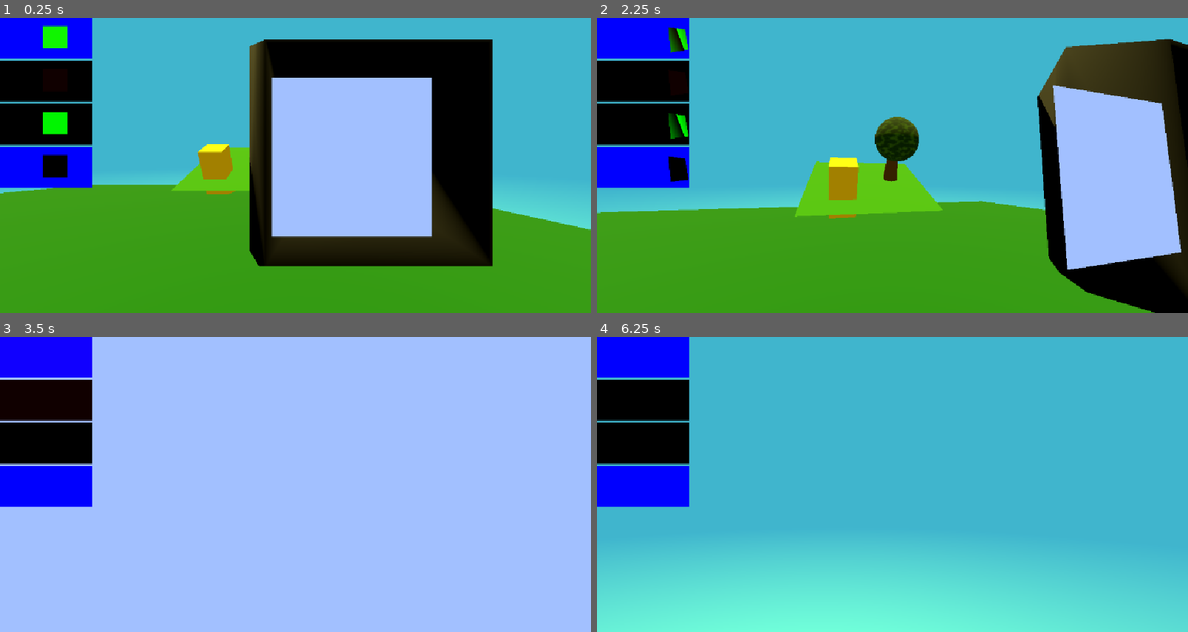
Above: before the commit, frames 1-4 (two rows, left to right).
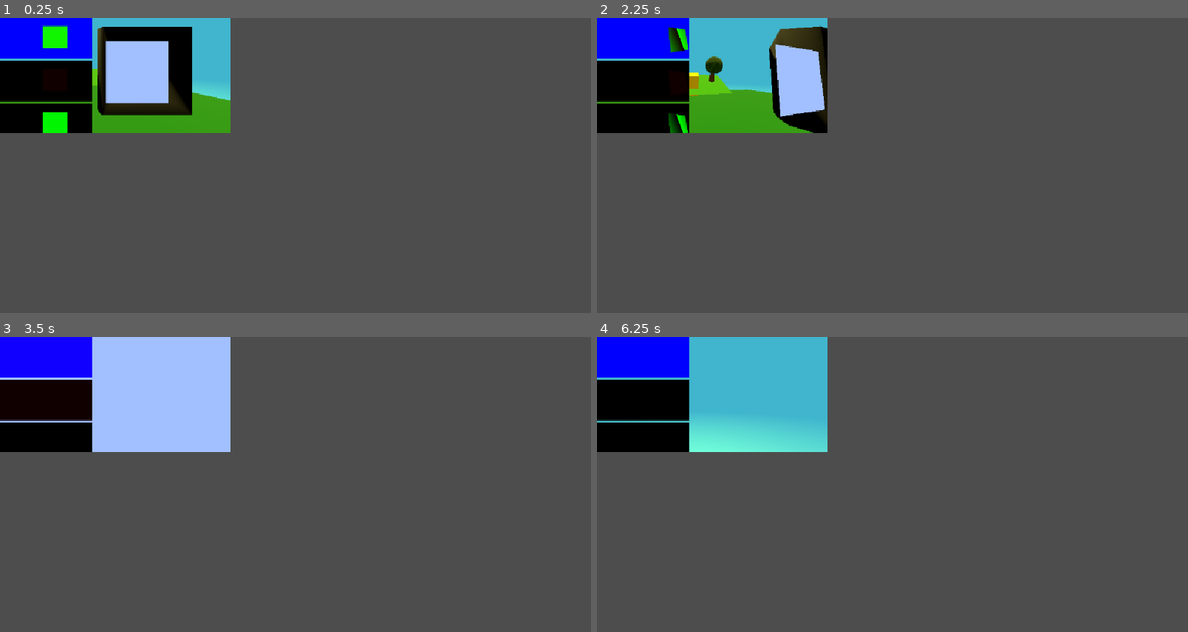
Above: after the commit, the same moments.

Repository: Joshiii03/Custom-Stencil-Buffer
Game: Godot game, scene res://scenes/test_main_4.tscn
The game is run twice, just before and just after one commit, with the same random seed, the same clock (stepped at 60 frames per second) and the same inputs. This scene is started directly instead of the project's main scene.
Inputs (mouse positions are in pixels of both pictures, inside the frame that each line leads up to):
- Up to frame 1 (0.25 s): no input
- Up to frame 2 (2.25 s): tap Enter (ui_accept) at 0.5, 1.55 s; move the mouse to (1022, 150) at 0.52 s; hold D (move_right) 0.53-1.28 s; hold Enter (ui_accept) 0.53-1.28 s; tap Space (jump) at 0.77, 1.52 s; move the mouse to (862, 165) at 1.27 s; hold W (move_forward) from 1.28 s (still down); tap Shift (shift) at 1.35 s; move the mouse to (904, 159) at 2.02 s; hold Enter (ui_accept) from 2.03 s (still down)
- Up to frame 3 (3.5 s): keep holding W (move_forward); move the mouse to (289, 490) at 2.77 s; release Enter (ui_accept) at 2.78 s; tap Enter (ui_accept) at 2.85 s; tap Space (jump) at 3.02 s
- Up to frame 4 (6.25 s): tap Enter (ui_accept) at 3.5, 3.8, 4.25, 4.35, 5, 6.05 s; move the mouse to (933, 487) at 3.52 s; hold Shift (shift) 3.53-4.28 s; tap Space (jump) at 3.77, 4.52, 6.02 s; move the mouse to (845, 481) at 4.27 s; move the mouse to (898, 484) at 5.02 s; hold Enter (ui_accept) 5.03-5.78 s; move the mouse to (868, 478) at 5.77 s; release W (move_forward) at 5.78 s; hold D (move_right) from 5.78 s (still down); tap Shift (shift) at 5.85 s

The runs differ from the first frame. In frame 1, 92% of the frame differs, in the area x 0-100%, y 0-100%; in frame 2, 91%; in frame 3, 85%; in frame 4, 87%.

Commit message:
Fix stencil layer rendering and camera masks
This commit refactors stencil layer updates behind shared `update_stencil()` calls, simplifies layer cycling, and ensures the stencil camera renders only the dedicated stencil layer while the screen camera renders the visible scene. It also updates scene node layer masks and viewport sizes, and cleans up debug and portal reader logic for consistent stencil matching and rendering.

Diff:
--- a/player/player.gd
+++ b/player/player.gd
@@ -11,21 +11,16 @@
 @onready var camera_pivot: Node3D = $CameraPivot
 
 @export var stencil_layer : int = 0 :
-	set(value):
-		value = clamp(value, 0, 25)
-		stencil_layer = value
-		if stencil_camera:
-			stencil_camera.backround_stencil_layer = stencil_layer
-		for stencil_reader in get_tree().get_nodes_in_group("Stencil_Reader"):
-			stencil_reader.current_stencil_layer = stencil_layer
-		for portal in get_tree().get_nodes_in_group("Portal"):
-			portal.update_portal_layer()
-
+	set(new_value):
+		new_value = clamp(new_value, 0, 25)
+		stencil_layer = new_value
+		update_stencil()
 
 var vertical_look_angle = 0.0
 
+
 func _ready():
-	stencil_layer = stencil_layer
+	update_stencil()
 
 
 func _physics_process(delta):
@@ -74,11 +69,16 @@
 		change_stencil_layer()
 
 
+func update_stencil() -> void:
+	if stencil_camera:
+		stencil_camera.backround_stencil_layer = stencil_layer
+	for stencil_reader in get_tree().get_nodes_in_group("Stencil_Reader"):
+		stencil_reader.current_stencil_layer = stencil_layer
+	for portal in get_tree().get_nodes_in_group("Portal"):
+		portal.update_portal_layer()
+
+
+## Cycles the Stencil Layer
 func change_stencil_layer() -> int:
-	if stencil_layer == 0:
-		stencil_layer = 1
-	elif stencil_layer == 1:
-		stencil_layer = 2
-	elif stencil_layer == 2:
-		stencil_layer = 0
+	stencil_layer = (stencil_layer + 1) % 3
 	return stencil_layer
--- a/portal/portal.gd
+++ b/portal/portal.gd
@@ -23,25 +23,28 @@
 			portal_frame.stencil_layer_2 = stencil_layer_2
 
 @export var player : Player:
-	set(value):
-		player = value
+	set(mew_value):
+		player = mew_value
 		if player and portal_frame:
 			portal_frame.player = player
+
 
 # The Normal of the Portal plane.
 var normal : Vector3 :
 	get():
 		return -transform.basis.z
 
+
 # Returns on which side the Player is.
 # Main use is to detect if the Player switched the side.
 var player_side : bool = false:
 	get():
-		if player != null:
+		if player:
 			var player_coords : Vector3 = player.global_position
 			var  z_coord : float = normal.dot(player_coords - global_position)  #dot(player_coords - global_position, normal );
 			return z_coord < 0
 		return false
+
 
 # If the Player is insdie the Area3D
 var player_inside : bool = false :
@@ -49,6 +52,7 @@
 		if new_value:
 			last_player_side = player_side
 		player_inside = new_value
+
 
 var last_player_side : bool = true :
 	set(new_value):
--- a/scenes/test_main_4.tscn
+++ b/scenes/test_main_4.tscn
@@ -317,6 +317,7 @@
 [node name="Layer2" type="Node3D" parent="." unique_id=1917884939]
 
 [node name="Floor" type="MeshInstance3D" parent="Layer2" unique_id=299480569 node_paths=PackedStringArray("player", "stencil_camera")]
+layers = 4
 material_override = SubResource("ShaderMaterial_7hesn")
 mesh = SubResource("PlaneMesh_ahg1b")
 script = ExtResource("2_ogsab")
@@ -328,6 +329,7 @@
 
 [node name="GiantMonolyth" type="MeshInstance3D" parent="Layer2" unique_id=830967126 node_paths=PackedStringArray("player", "stencil_camera")]
 transform = Transform3D(1, 0, 0, 0, 1, 0, 0, 0, 1, 1.643321, 10.263548, -12.393953)
+layers = 4
 material_override = SubResource("ShaderMaterial_f6vx0")
 mesh = SubResource("CylinderMesh_ahg1b")
 script = ExtResource("2_ogsab")
@@ -338,6 +340,7 @@
 metadata/_custom_type_script = "uid://ba2csny7mcpbx"
 
 [node name="Sky" type="MeshInstance3D" parent="Layer2" unique_id=1623228785 node_paths=PackedStringArray("player", "stencil_camera")]
+layers = 4
 material_override = SubResource("ShaderMaterial_f4otw")
 mesh = SubResource("SphereMesh_ahg1b")
 script = ExtResource("2_ogsab")
@@ -350,6 +353,7 @@
 [node name="Layer1" type="Node3D" parent="." unique_id=552412647]
 
 [node name="PurpleSky" type="MeshInstance3D" parent="Layer1" unique_id=132059228 node_paths=PackedStringArray("player", "stencil_camera")]
+layers = 2
 material_override = SubResource("ShaderMaterial_vgx7l")
 mesh = SubResource("SphereMesh_h8sr3")
 script = ExtResource("2_ogsab")
@@ -361,6 +365,7 @@
 
 [node name="YellowCube" type="MeshInstance3D" parent="Layer1" unique_id=1728531646 node_paths=PackedStringArray("player", "stencil_camera")]
 transform = Transform3D(1, 0, 0, 0, 1, 0, 0, 0, 1, -4.3273478, 1, -5.796022)
+layers = 2
 material_override = SubResource("ShaderMaterial_kjygs")
 mesh = SubResource("BoxMesh_7hesn")
 script = ExtResource("2_ogsab")
@@ -377,6 +382,7 @@
 
 [node name="StencilReader" type="MeshInstance3D" parent="Layer1" unique_id=783358919 node_paths=PackedStringArray("player", "stencil_camera")]
 transform = Transform3D(1, 0, 0, 0, 0.49999997, -0.86602545, 0, 0.86602545, 0.49999997, -2.9637837, 0, -4)
+layers = 2
 material_override = SubResource("ShaderMaterial_rqg6k")
 mesh = SubResource("TorusMesh_jl76v")
 script = ExtResource("2_ogsab")
@@ -387,6 +393,7 @@
 metadata/_custom_type_script = "uid://ba2csny7mcpbx"
 
 [node name="OliveFloor" type="MeshInstance3D" parent="Layer1" unique_id=1730115706 node_paths=PackedStringArray("player", "stencil_camera")]
+layers = 2
 material_override = SubResource("ShaderMaterial_5o3rq")
 mesh = SubResource("PlaneMesh_6cby8")
 script = ExtResource("2_ogsab")
@@ -479,6 +486,7 @@
 
 [node name="StencilReader" type="MeshInstance3D" parent="Portal" unique_id=1190034297 node_paths=PackedStringArray("player", "stencil_camera")]
 transform = Transform3D(0.7071068, -1.7923876e-08, -0.7071067, -0.7071067, -4.3272063e-08, -0.7071068, -1.2802769e-08, 1.4, -3.0908616e-08, 0, 0, 0)
+layers = 3
 material_override = SubResource("ShaderMaterial_h8sr3")
 mesh = SubResource("TorusMesh_kjygs")
 script = ExtResource("2_ogsab")
@@ -499,6 +507,7 @@
 
 [node name="StencilReader" type="MeshInstance3D" parent="Portal2" unique_id=947739061 node_paths=PackedStringArray("player", "stencil_camera")]
 transform = Transform3D(0.70710677, -1.7923876e-08, -0.70710677, -0.70710677, -4.3272067e-08, -0.70710677, -1.2802769e-08, 1.4, -3.090862e-08, 0, 0, 0)
+layers = 5
 material_override = SubResource("ShaderMaterial_jl76v")
 mesh = SubResource("TorusMesh_ahg1b")
 script = ExtResource("2_ogsab")
@@ -520,6 +529,7 @@
 
 [node name="StencilReader" type="MeshInstance3D" parent="Portal3" unique_id=455782379 node_paths=PackedStringArray("player", "stencil_camera")]
 transform = Transform3D(0.70710677, -1.2802769e-08, -0.70710677, -0.70710677, -3.090862e-08, -0.70710677, -1.2802769e-08, 1, -3.090862e-08, 0, 0, 0)
+layers = 6
 material_override = SubResource("ShaderMaterial_6cby8")
 mesh = SubResource("TorusMesh_4owis")
 script = ExtResource("2_ogsab")
--- a/stencil/backround_stencil.gd
+++ b/stencil/backround_stencil.gd
@@ -3,21 +3,26 @@
 
 
 @export var stencil_layer : int = 0 :
-	set(value):
-		value = clamp(value, 0, 25)
-		stencil_layer = value
-		var red : float  = stencil_layer/25.5
-		material_override.set_shader_parameter("match_color1", Vector3(red,0,1))
+	set(new_value):
+		new_value = clamp(new_value, 0, 25)
+		stencil_layer = new_value
+		update_stencil()
 
 
 func _init():
-	if true and not material_override:
+	if not material_override:
 		material_override = ShaderMaterial.new()
 		material_override.resource_local_to_scene = true
 		material_override.render_priority = 1
 		material_override.shader = load("uid://whmbn0jacgnb")
-		stencil_layer = stencil_layer
+		update_stencil()
 
 
 func _ready():
-	stencil_layer = stencil_layer
+	layers = 67108864 # int(pow(2, 26))
+	update_stencil()
+
+
+func update_stencil() -> void:
+	var red : float  = stencil_layer/25.5
+	material_override.set_shader_parameter("match_color1", Vector3(red,0,1))
--- a/stencil/stencil_camera.gd
+++ b/stencil/stencil_camera.gd
@@ -11,21 +11,31 @@
 @onready var debug_screen : Control = $ScrrenSubViewport/ScreenViewport/DebugScreen
 
 @export var backround_stencil_layer : int = 0:
-	set(value):
-		backround_stencil_layer = value
+	set(mew_value):
+		backround_stencil_layer = mew_value
 		if backround_stencil:
 			backround_stencil.stencil_layer = backround_stencil_layer
 
 @export var use_debug_screen : bool = false:
-	set(value) :
-		use_debug_screen = value
+	set(mew_value) :
+		use_debug_screen = mew_value
 		update_debugscreen()
 
 
 func _ready() -> void:
 	update_debugscreen()
 	backround_stencil.visible = !Engine.is_editor_hint()
+	if stencil_camera:
+		stencil_camera.cull_mask = 67108864 # int(pow(2, 26))
+	if screen_camera:
+		screen_camera.cull_mask = 33554431 # int(pow(2, 26)- pow(2, 25)-1)
 
+	if Engine.is_editor_hint():
+		stencil_viewport.size = EditorInterface.get_editor_viewport_3d(0).size
+		screen_viewport.size = EditorInterface.get_editor_viewport_3d(0).size
+	else:
+		stencil_viewport.size = get_window().size / 2.
+		screen_viewport.size = get_window().size / 2.
 
 func _process(_delta: float) -> void:
 	set_camera_transform()
--- a/stencil/stencil_camera.tscn
+++ b/stencil/stencil_camera.tscn
@@ -71,12 +71,12 @@
 
 [node name="StencilViewport" type="SubViewport" parent="." unique_id=200876042]
 handle_input_locally = false
-size = Vector2i(1024, 512)
+size = Vector2i(1428, 750)
 render_target_update_mode = 4
 
 [node name="Camera3D" type="Camera3D" parent="StencilViewport" unique_id=1839586270]
 transform = Transform3D(-0.10195881, 0.3435703, -0.93357587, 0, 0.93846655, 0.34537014, 0.99478865, 0.03521353, -0.09568493, -933.5782, 345.371, -96.20657)
-cull_mask = 1047554
+cull_mask = 67108864
 environment = SubResource("Environment_hg732")
 current = true
 
@@ -86,12 +86,12 @@
 
 [node name="ScreenViewport" type="SubViewport" parent="ScrrenSubViewport" unique_id=2147221177]
 handle_input_locally = false
-size = Vector2i(1024, 512)
+size = Vector2i(1428, 750)
 render_target_update_mode = 4
 
 [node name="Camera3D" type="Camera3D" parent="ScrrenSubViewport/ScreenViewport" unique_id=1493909745]
 transform = Transform3D(0.97091705, 0.096033394, -0.21931192, 0, 0.9160278, 0.40111482, 0.23941624, -0.3894492, 0.889387, -0.6448033, 1.1793255, 2.6149042)
-cull_mask = 1047553
+cull_mask = 33554431
 environment = SubResource("Environment_k0xu2")
 
 [node name="DebugScreen" type="VBoxContainer" parent="ScrrenSubViewport/ScreenViewport" unique_id=174703118]
--- a/stencil/stencil_debug_screen.gd
+++ b/stencil/stencil_debug_screen.gd
@@ -15,12 +15,11 @@
 
 
 func _ready() -> void:
-	pass
 	set_screens()
 
 
 func set_screens() -> void:
-	if true and stencil_camera and stencil_camera.is_inside_tree() and is_instance_valid(stencil_camera.stencil_viewport):
+	if stencil_camera and stencil_camera.is_inside_tree() and is_instance_valid(stencil_camera.stencil_viewport):
 		var stencil_viewport_texture = stencil_camera.stencil_viewport.get_texture()
 		var screen_viewport_texture = stencil_camera.screen_viewport.get_texture()
 
@@ -30,6 +29,3 @@
 		test_screen_blue.material_override.set_shader_parameter("texture_screen", stencil_viewport_texture)
 		test_screen_red.material_override.set_shader_parameter("texture_screen", stencil_viewport_texture)
 		test_screen_green.material_override.set_shader_parameter("texture_screen", stencil_viewport_texture)
-	else:
-		pass
-		#push_warning("StencilCamera not found in DebugScreen")
--- a/stencil/stencil_reader.gd
+++ b/stencil/stencil_reader.gd
@@ -4,47 +4,48 @@
 
 ## The Stencil layer of the Player
 @export var current_stencil_layer : int = -1:
-	set(value) :
-		current_stencil_layer = value
+	set(mew_value) :
+		current_stencil_layer = mew_value
 		var currently =  current_stencil_layer == stencil_layer_1 or (current_stencil_layer == stencil_layer_2 and use_stencil_layer_2)
 		material_override.set_shader_parameter("current_stencil_infront", currently)
 
 ## The Reference of The Player.
 @export var player : Player:
-	set(value):
-		player = value
+	set(mew_value):
+		player = mew_value
 		if player:
 			stencil_camera = player.stencil_camera
 
 ## The Reference of the Stencil Camera. Is needed for finding the Stencil Viewport.
 @export var stencil_camera : StencilCamera:
-	set(value):
-		stencil_camera = value
+	set(mew_value):
+		stencil_camera = mew_value
 		set_screen()
 
 @export var stencil_layer_1 : int = 0 :
-	set(value):
-		value = clamp(value, 0, 25)
-		stencil_layer_1 = value
+	set(mew_value):
+		mew_value = clamp(mew_value, 0, 25)
+		stencil_layer_1 = mew_value
 		update_stencil()
 
 @export var stencil_layer_2 : int = 0 :
-	set(value):
-		value = clamp(value, 0, 25)
-		stencil_layer_2 = value
+	set(mew_value):
+		mew_value = clamp(mew_value, 0, 25)
+		stencil_layer_2 = mew_value
 		update_stencil()
 
 ## If the stencil_layer_2 should be used or be ignored.
 @export var use_stencil_layer_2 : bool = false:
-	set(value):
-		use_stencil_layer_2 = value
+	set(mew_value):
+		use_stencil_layer_2 = mew_value
 		material_override.set_shader_parameter("use_second_stencil_layer", use_stencil_layer_2)
+		update_stencil()
 
 ## Texture for replacing plain color.
 @export var stencil_texture : Texture2D:
-	set(value):
-		stencil_texture = value
-		material_override.set_shader_parameter("stencil_texture", value)
+	set(mew_value):
+		stencil_texture = mew_value
+		material_override.set_shader_parameter("stencil_texture", mew_value)
 
 
 func _init():
@@ -60,6 +61,7 @@
 	set_screen()
 	update_stencil()
 
+
 ## Sets the matchcolor in the shader material
 func update_stencil() -> void:
 	var red_1 : float  = stencil_layer_1/25.5
@@ -67,6 +69,14 @@
 	var red_2 : float  = stencil_layer_2/25.5
 	material_override.set_shader_parameter("match_color_2", Vector3(red_2,0,0))
 
+	if use_stencil_layer_2:
+
+		layers = int(pow(2, stencil_layer_1)) |  int(pow(2, stencil_layer_2))
+		print(layers)
+	else:
+		layers = int(pow(2, stencil_layer_1))
+
+
 ## Gets the Stencil_Texture reference from the Stencil Viewport.
 func set_screen() -> void:
 	if is_instance_valid(stencil_camera) and stencil_camera.is_inside_tree():
--- a/stencil/stencil_writer.gd
+++ b/stencil/stencil_writer.gd
@@ -6,11 +6,11 @@
 
 ## Stencil that is written on the Stencil Viewport.
 @export var stencil_layer : int = 0 :
-	set(value):
-		value = clamp(value, 0, 25)
+	set(mew_value):
+		mew_value = clamp(mew_value, 0, 25)
 		if debug:
-			print("Change Stecil from:", str(stencil_layer), " to: ", str(value))
-		stencil_layer = value
+			print("Change Stecil from:", str(stencil_layer), " to: ", str(mew_value))
+		stencil_layer = mew_value
 		var red : float  = stencil_layer/25.5
 		material_override.set_shader_parameter("match_color1", Vector3(red,1,0))
 
@@ -21,3 +21,7 @@
 		material_override.resource_local_to_scene = true
 		material_override.render_priority = -1
 		material_override.shader = load("res://shader/stencil_shader/stencil_writer.gdshader")
+
+
+func _ready():
+	layers = 67108864 # int(pow(2, 26))
--- a/test_stuff/debug_screen_2d.gd
+++ b/test_stuff/debug_screen_2d.gd
@@ -2,22 +2,22 @@
 extends ColorRect
 
 @export var viewport : Viewport:
-	set(value):
-		viewport = value
+	set(new_value):
+		viewport = new_value
 		var viewport_texture = viewport.get_texture()
 		material.set_shader_parameter("texture_screen", viewport_texture)
 
 @export var filter_r : bool:
-	set(value):
-		filter_r = value
+	set(new_value):
+		filter_r = new_value
 		material.set_shader_parameter("filter_r", filter_r)
 
 @export var filter_g : bool:
-	set(value):
-		filter_g = value
+	set(new_value):
+		filter_g = new_value
 		material.set_shader_parameter("filter_g", filter_g)
 
 @export var filter_b : bool:
-	set(value):
-		filter_b = value
+	set(new_value):
+		filter_b = new_value
 		material.set_shader_parameter("filter_b", filter_b)
